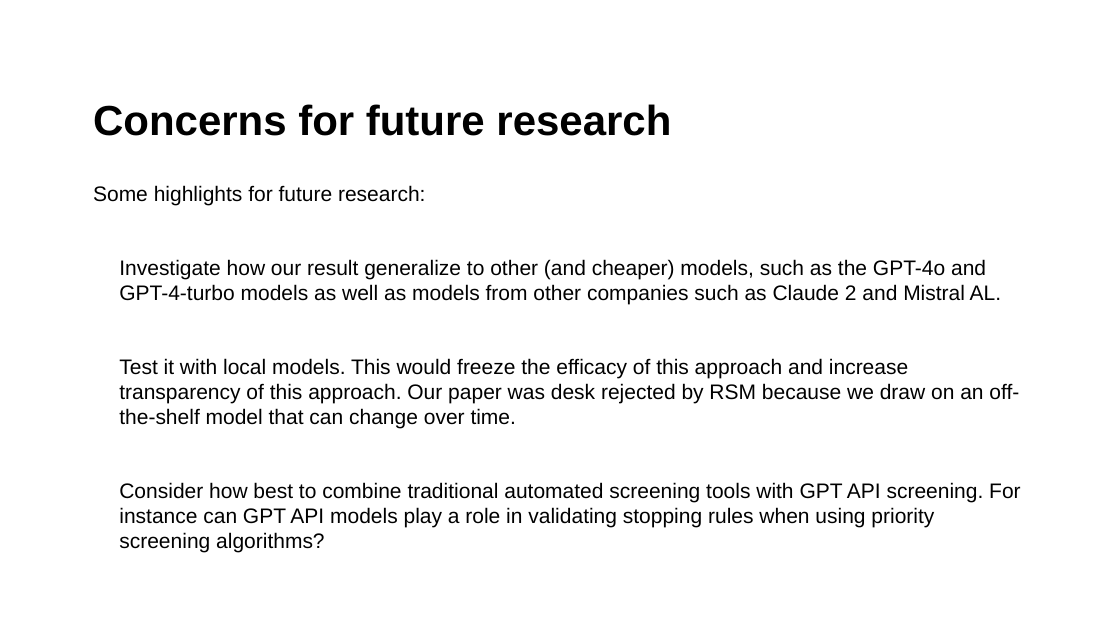
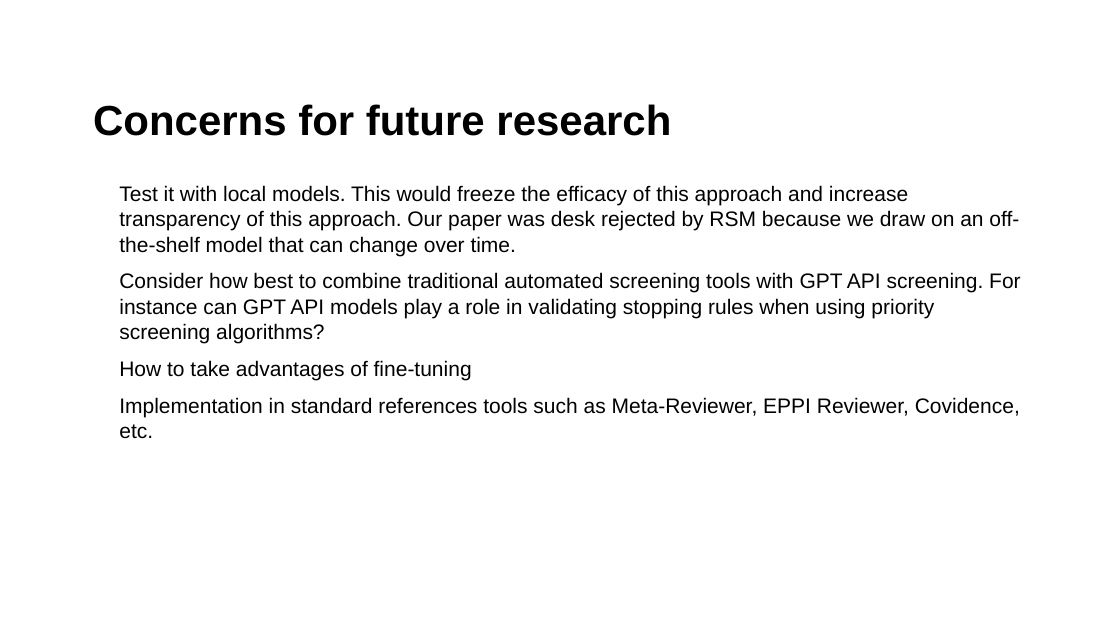
Before and after one commit to MikkelVembye/SRMA-SIG-presentation, a slide deck: slide 12 of SRMA SIG presentation 2024 .potx.pptx (slide 10 before the commit). Drawn at 1120x630 pixels with LibreOffice and Linux fonts; fonts in the diff are those of the drawing; background and template pictures are left out. Boxes give left, top, right and bottom in pixels: in the first picture for what was removed or moved away, otherwise in the second. Text is boxed around its words. In the diff, an @@ line names an element or a change of style, - is before the commit and + after.

Commit message:
BU

```diff
--- a/SRMA SIG presentation 2024 .potx.pptx
+++ b/SRMA SIG presentation 2024 .potx.pptx
@@ text at bbox=[93, 185, 1001, 305]: paragraphs removed @@
-Some highlights for future research:
-• Investigate how our result generalize to other (and cheaper) models, such as the GPT-4o and GPT-4-turbo models as well as models from other companies such as Claude 2 and Mistral AL.
@@ text at bbox=[119, 360, 1020, 439]: paragraphs added @@
+• How to take advantages of fine-tuning
+• Implementation in standard references tools such as Meta-Reviewer, EPPI Reviewer, Covidence, etc.
```
Also in this commit, not shown: 2 other slides changed, 4 slides added, 2 slides removed.
